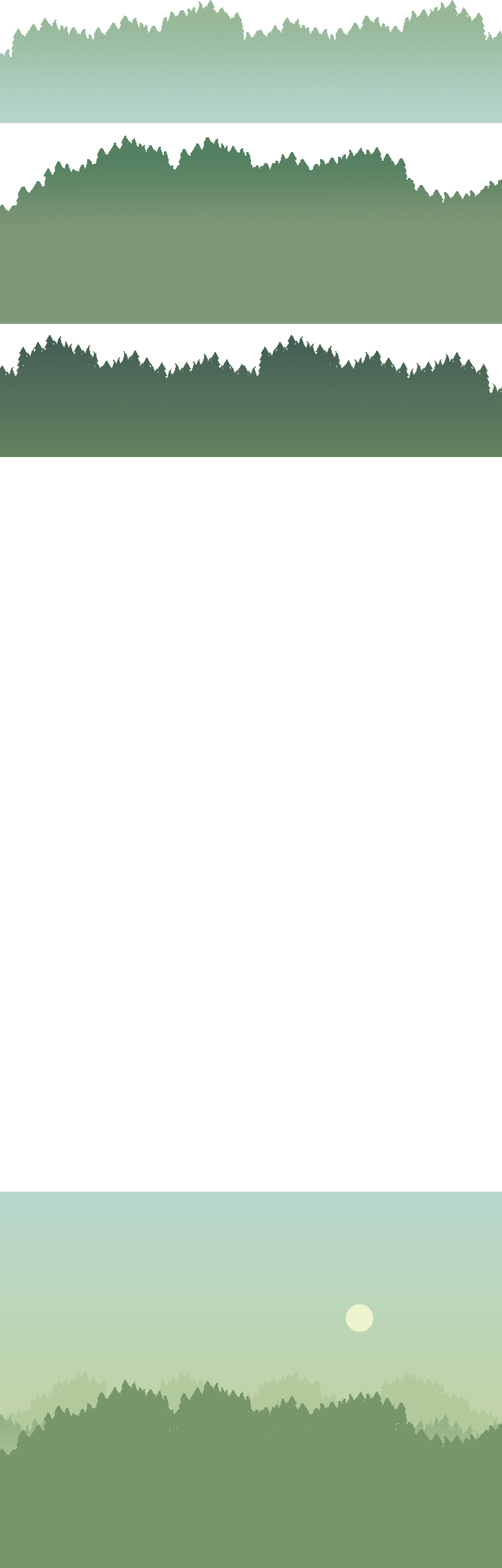
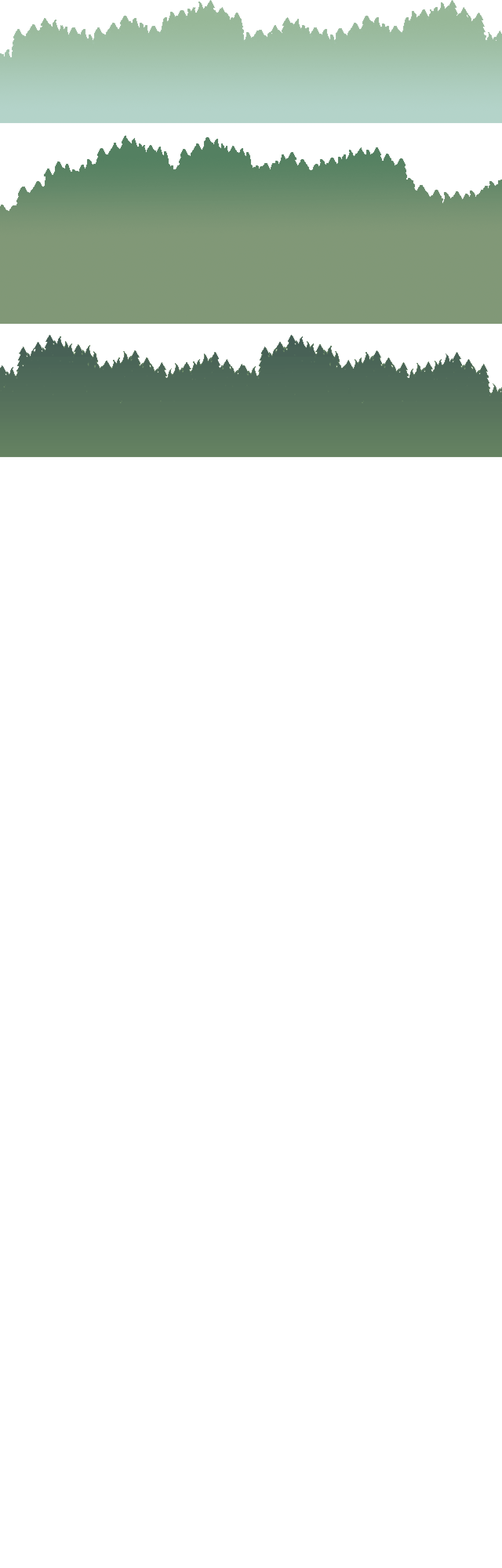
Layered file, before and after one edit (502 x 1568). Changes by layer:
painted on "Layer 1" over [0, 1191, 502, 1568]
